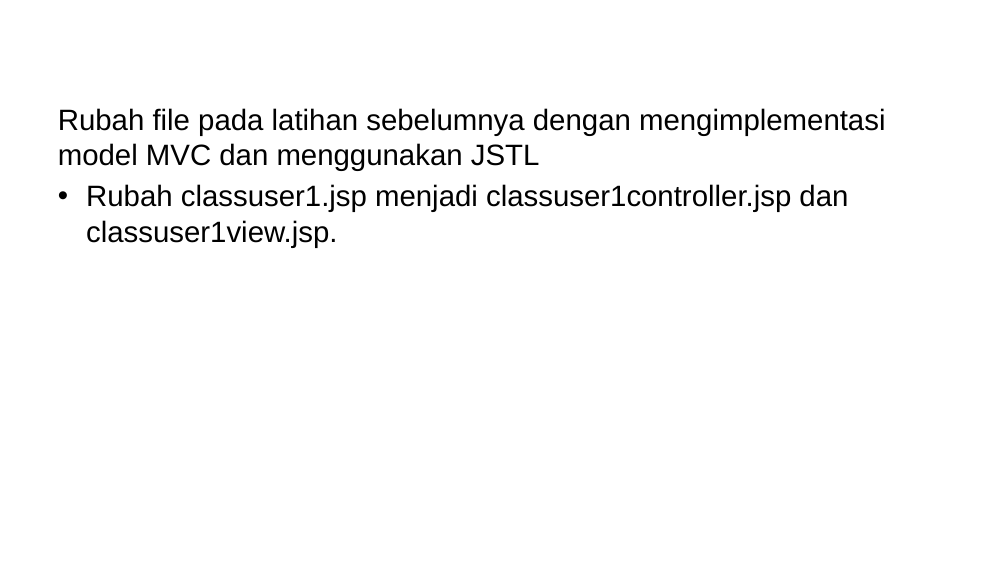
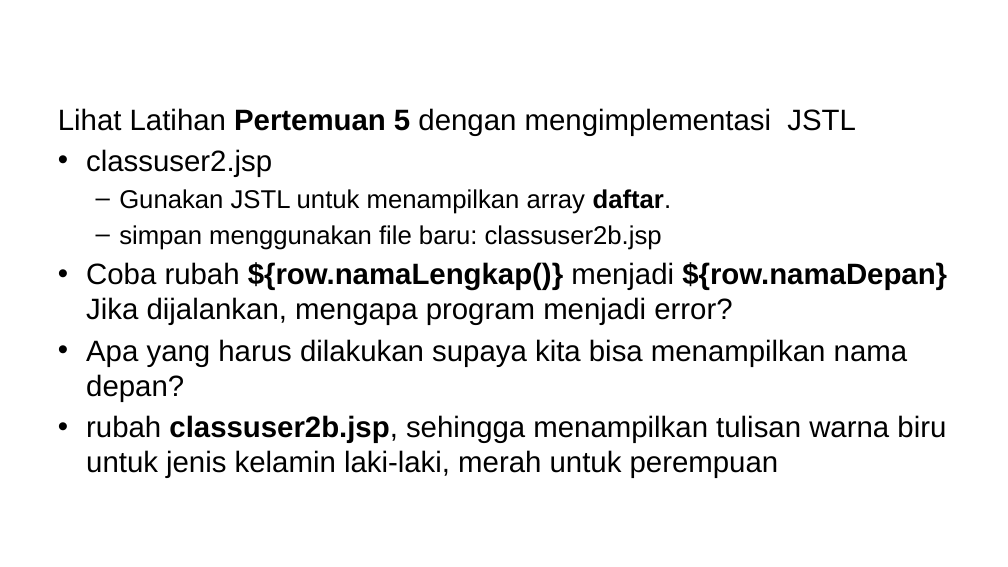
Before and after one commit to ruang-belajar/java-ee, a slide deck: slide 8 of docs/res/Java EE - Pertemuan 6.pptx (slide 9 before the commit). Drawn at 1008x567 pixels with LibreOffice and Linux fonts; fonts in the diff are those of the drawing; background and template pictures are left out. Boxes give left, top, right and bottom in pixels: in the first picture for what was removed or moved away, otherwise in the second. Text is boxed around its words. In the diff, an @@ line names an element or a change of style, - is before the commit and + after.

```diff
--- a/docs/res/Java EE - Pertemuan 6.pptx
+++ b/docs/res/Java EE - Pertemuan 6.pptx
@@ text at (58, 108, 947, 478): text changed @@
-Rubah file pada latihan sebelumnya dengan mengimplementasi model MVC dan menggunakan JSTL
-• Rubah classuser1.jsp menjadi classuser1controller.jsp dan classuser1view.jsp.
+Lihat Latihan Pertemuan 5 dengan mengimplementasi JSTL
+• classuser2.jsp
+  – Gunakan JSTL untuk menampilkan array daftar.
+  – simpan menggunakan file baru: classuser2b.jsp
+• Coba rubah ${row.namaLengkap()} menjadi ${row.namaDepan}
+  Jika dijalankan, mengapa program menjadi error?
+• Apa yang harus dilakukan supaya kita bisa menampilkan nama depan?
+• rubah classuser2b.jsp, sehingga menampilkan tulisan warna biru untuk jenis kelamin laki-laki, merah untuk perempuan
```
Also in this commit, not shown: 4 other slides changed, 2 slides removed, 9 other files.
